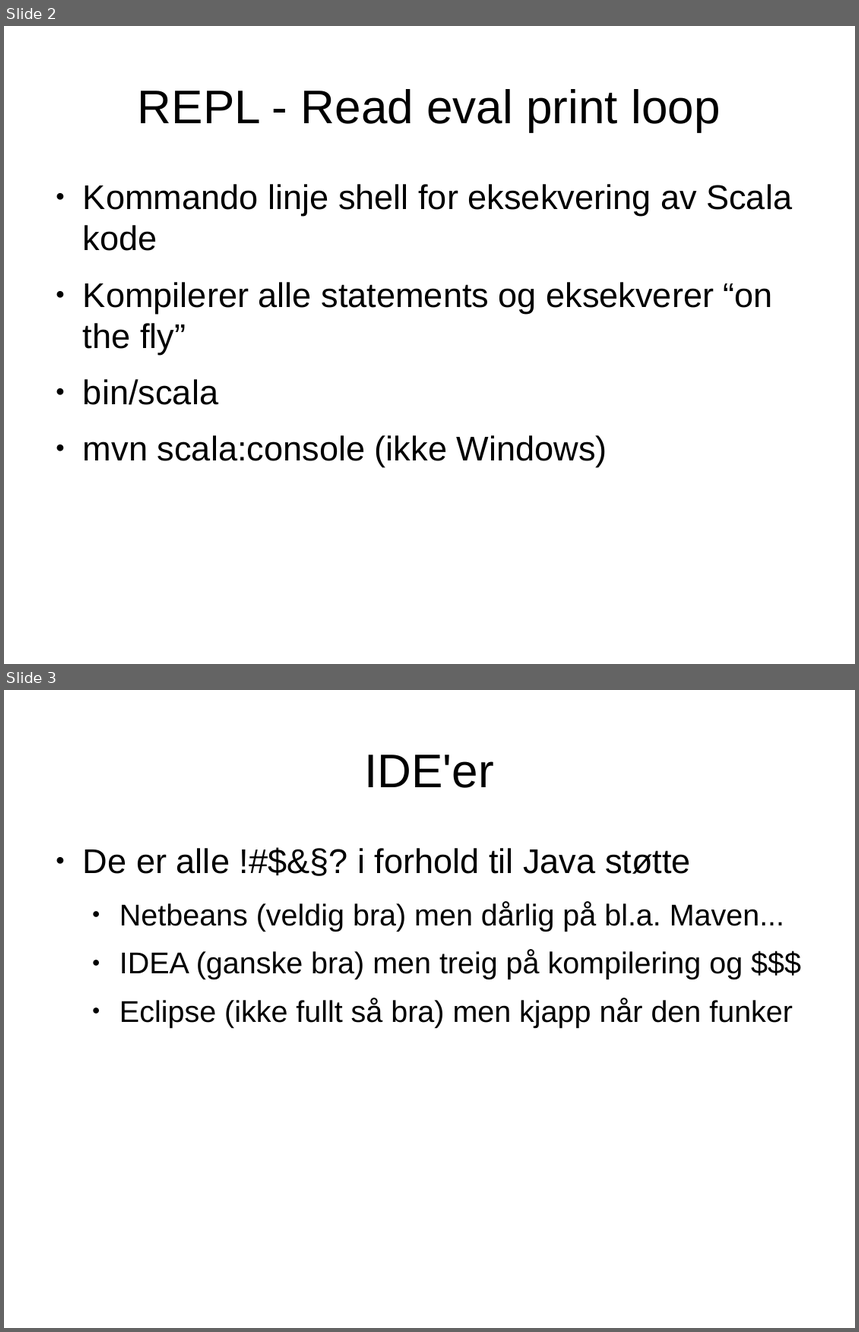
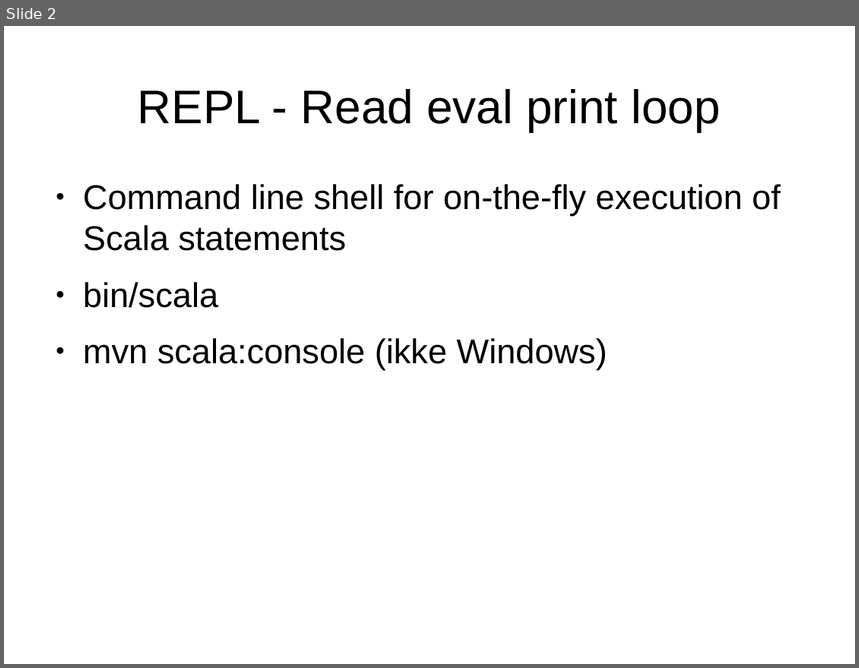
Before and after one commit to javaBin/scala-training-slides, a slide deck: 1.3 - tools_og_repl.odp. Shown one above the other, each under a label of ours: slides 2 and 3 before the commit, slide 2 after it. The pictures are 859x1332 and 859x668 pixels, drawn with LibreOffice and Linux fonts; fonts in the diff are those of the drawing; background and template pictures are left out. Boxes give left, top, right and bottom in pixels: in the first picture for what was removed or moved away, otherwise in the second. Text is boxed around its words. In the diff, an @@ line names an element or a change of style, - is before the commit and + after.

```diff
--- a/1.3 - tools_og_repl.odp
+++ b/1.3 - tools_og_repl.odp
@@ slide 3 removed at (4, 690, 855, 1328), background #FFFFFF @@
@@ title removed at (365, 755, 494, 788) @@
-IDE'er
@@ text removed at (83, 848, 793, 1027) @@
-● De er alle !#$&§? i forhold til Java støtte
-  ● Netbeans (veldig bra) men dårlig på bl.a. Maven...
-  ● IDEA (ganske bra) men treig på kompilering og $$$
-  ● Eclipse (ikke fullt så bra) men kjapp når den funker
@@ slide 2 changed as well @@
@@ text at (83, 184, 781, 251): text changed @@
-● Kommando linje shell for eksekvering av Scala kode
-● Kompilerer alle statements og eksekverer “on the fly”
+● Command line shell for on-the-fly execution of Scala statements
```
Also in this commit, not shown: 2 other slides changed, 1 slide added.
